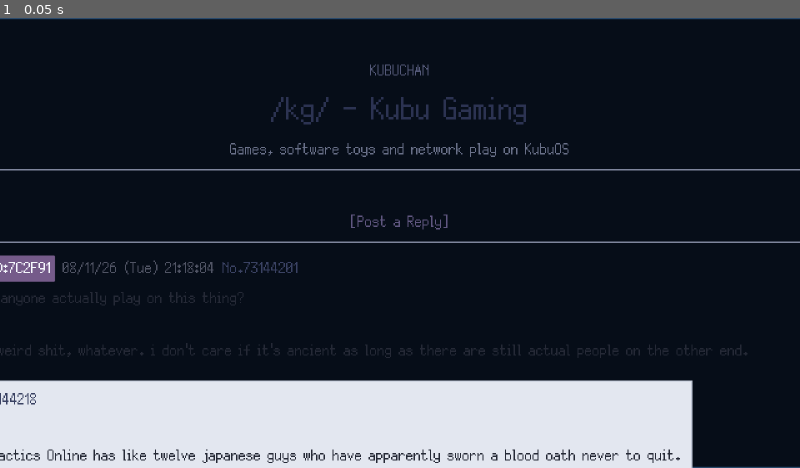
Above: before the commit, frame 1.
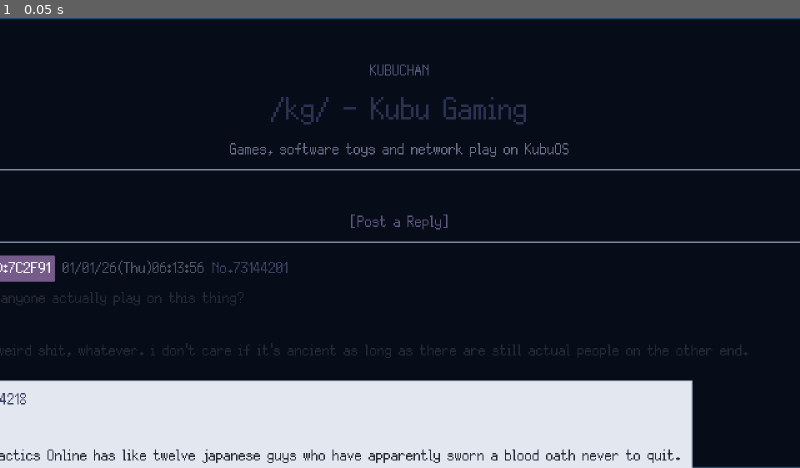
Above: after the commit, the same moment.

Repository: GYU-GAZE/NULL-NETWORK
Game: Godot game, scene res://apps/browser/sites/kubuchan/kubuchan.tscn
Same seed, same stepped clock (60 frames per second), same inputs: the game is played once before the commit and once after it. This scene is started directly instead of the project's main scene. The engine's default icon, where the game draws it, is replaced by a stand-in: a white triangle on a blue panel in a dark square.
Inputs:
- Up to frame 1 (0.05 s): no input

The runs differ from the first frame. In frame 1, 0.4% of the frame differs, in the area x 0-39%, y 53-99%.

Commit message:
Drive Kubuchan timestamps from game time and add quote scrolling

Diff:
--- a/apps/browser/sites/kubuchan/kubuchan.gd
+++ b/apps/browser/sites/kubuchan/kubuchan.gd
@@ -1,11 +1,14 @@
 extends Control
 class_name KubuchanSite
-
 
 signal browser_navigation_requested(url: String)
 
 @export var thread_data: KubuchanThreadData
 @export var post_card_scene: PackedScene
+
+@export_category("Thread Navigation")
+@export_range(0, 320, 1) var quote_scroll_offset: int = 72
+@export_range(0.05, 0.6, 0.01) var quote_scroll_seconds: float = 0.22
 
 @onready var board_title_label: Label = %BoardTitleLabel
 @onready var board_tagline_label: Label = %BoardTaglineLabel
@@ -13,14 +16,17 @@
 @onready var thread_vbox: VBoxContainer = %ThreadVBox
 @onready var archived_notice_label: Label = %ArchivedNoticeLabel
 
+var _post_anchor_map: Dictionary = {}
+var _scroll_tween: Tween
 
 func _ready() -> void:
 	_render_thread()
 
-
 func _render_thread() -> void:
 	for child in thread_vbox.get_children():
 		child.queue_free()
+
+	_post_anchor_map.clear()
 
 	if thread_data == null:
 		push_error("KubuchanSite requires thread_data.")
@@ -33,55 +39,127 @@
 	for error: String in thread_data.validate_data():
 		push_error("Kubuchan thread: %s" % error)
 
-	board_title_label.text = "%s - %s" % [
-		thread_data.board_code,
-		thread_data.board_name
-	]
+	board_title_label.text = "%s - %s" % [thread_data.board_code, thread_data.board_name]
 	board_tagline_label.text = thread_data.board_tagline
 	archived_notice_label.text = thread_data.archived_notice
 	archived_notice_label.visible = not thread_data.archived_notice.strip_edges().is_empty()
 
-	# Godot 4.6 can reject an explicitly typed loop variable when iterating an
-	# exported Array[ResourceScript] loaded from a .tres. Iterate as Variant and
-	# cast each entry so this renderer follows the same parser-safe path as tests.
-	for post_value in thread_data.posts:
-		var post_data := post_value as KubuchanPostData
+	var runtime_timestamps: Array[String] = _build_runtime_timestamps(thread_data.posts.size())
+
+	for index in range(thread_data.posts.size()):
+		var post_data := thread_data.posts[index] as KubuchanPostData
 		if post_data == null:
 			continue
 
 		var card := post_card_scene.instantiate() as KubuchanPostCard
-
 		if card == null:
 			push_error("Kubuchan post_card_scene must instantiate KubuchanPostCard.")
 			continue
 
 		thread_vbox.add_child(card)
-		card.configure(post_data)
+		var timestamp := runtime_timestamps[index] if index < runtime_timestamps.size() else post_data.timestamp
+		card.configure(post_data, timestamp)
 		card.link_requested.connect(_on_link_requested)
+		card.local_reference_requested.connect(_on_local_reference_requested)
+		_post_anchor_map[str(post_data.post_number)] = card
 
+func _build_runtime_timestamps(post_count: int) -> Array[String]:
+	var timestamps: Array[String] = []
+	if post_count <= 0:
+		return timestamps
+
+	var current_hour: int = TimeManager.get_action_block_hour(
+		TimeManager.current_period,
+		TimeManager.current_action_block
+	)
+	var rng := RandomNumberGenerator.new()
+	var seed_text := "%d:%d:%d:%d:%d" % [
+		thread_data.thread_id,
+		TimeManager.days_passed,
+		TimeManager.current_period,
+		TimeManager.current_action_block,
+		post_count
+	]
+	rng.seed = seed_text.hash()
+
+	var anchor_minutes: int = (current_hour * 60) + rng.randi_range(20, 59)
+	var gap_count: int = maxi(1, post_count - 1)
+	var maximum_gap: int = maxi(1, mini(8, anchor_minutes / gap_count))
+	var post_minutes: Array[int] = []
+	post_minutes.resize(post_count)
+	var cursor_minutes: int = anchor_minutes
+
+	for index in range(post_count - 1, -1, -1):
+		post_minutes[index] = cursor_minutes
+		if index > 0:
+			cursor_minutes = maxi(0, cursor_minutes - rng.randi_range(1, maximum_gap))
+
+	var weekday: String = TimeManager.get_current_weekday_name().to_lower().capitalize()
+	var year_short: int = posmod(TimeManager.current_year, 100)
+	var month: int = TimeManager.current_month_index + 1
+	var day: int = TimeManager.current_calendar_day
+
+	for minutes_since_midnight: int in post_minutes:
+		var hour: int = minutes_since_midnight / 60
+		var minute: int = minutes_since_midnight % 60
+		var second: int = rng.randi_range(0, 59)
+		timestamps.append(
+			"%02d/%02d/%02d(%s)%02d:%02d:%02d" % [
+				month,
+				day,
+				year_short,
+				weekday,
+				hour,
+				minute,
+				second
+			]
+		)
+
+	return timestamps
+
+func _on_local_reference_requested(reference: String) -> void:
+	var clean_reference := reference.strip_edges()
+	if clean_reference.begins_with("post:"):
+		var post_number := clean_reference.trim_prefix("post:")
+		var target := _post_anchor_map.get(post_number) as Control
+		if target != null:
+			_scroll_to_control(target)
+		return
+
+	if clean_reference.begins_with("scroll_y:"):
+		_scroll_to_y(int(clean_reference.trim_prefix("scroll_y:")))
+
+func _scroll_to_control(target: Control) -> void:
+	var relative_y: float = (
+		target.get_global_rect().position.y
+		- page_scroll.get_global_rect().position.y
+		+ float(page_scroll.scroll_vertical)
+	)
+	_scroll_to_y(int(relative_y) - quote_scroll_offset)
+
+func _scroll_to_y(target_y: int) -> void:
+	var vertical_bar := page_scroll.get_v_scroll_bar()
+	var maximum_scroll: int = maxi(0, int(vertical_bar.max_value - page_scroll.size.y))
+	var clamped_target: int = clampi(target_y, 0, maximum_scroll)
+
+	if _scroll_tween != null and _scroll_tween.is_valid():
+		_scroll_tween.kill()
+
+	_scroll_tween = create_tween()
+	_scroll_tween.set_trans(Tween.TRANS_CUBIC)
+	_scroll_tween.set_ease(Tween.EASE_OUT)
+	_scroll_tween.tween_property(page_scroll, "scroll_vertical", clamped_target, quote_scroll_seconds)
 
 func _on_link_requested(url: String) -> void:
 	var clean_url: String = url.strip_edges()
-
-	if clean_url.is_empty():
-		return
-
-	browser_navigation_requested.emit(clean_url)
-
+	if not clean_url.is_empty():
+		browser_navigation_requested.emit(clean_url)
 
 func get_browser_state() -> Dictionary:
-	return {
-		"scroll_y": page_scroll.scroll_vertical
-	}
-
+	return {"scroll_y": page_scroll.scroll_vertical}
 
 func restore_browser_state(state: Dictionary) -> void:
 	if state.is_empty():
 		return
-
-	# The Browser restores site state deferred, but the page's minimum height may
-	# still settle one frame later after all data-driven post cards calculate their
-	# content-sized widths/heights. Assigning deferred keeps restored scroll values
-	# from being clamped against a not-yet-final ScrollContainer range.
 	var restored_scroll: int = maxi(0, int(state.get("scroll_y", 0)))
 	page_scroll.set_deferred("scroll_vertical", restored_scroll)
